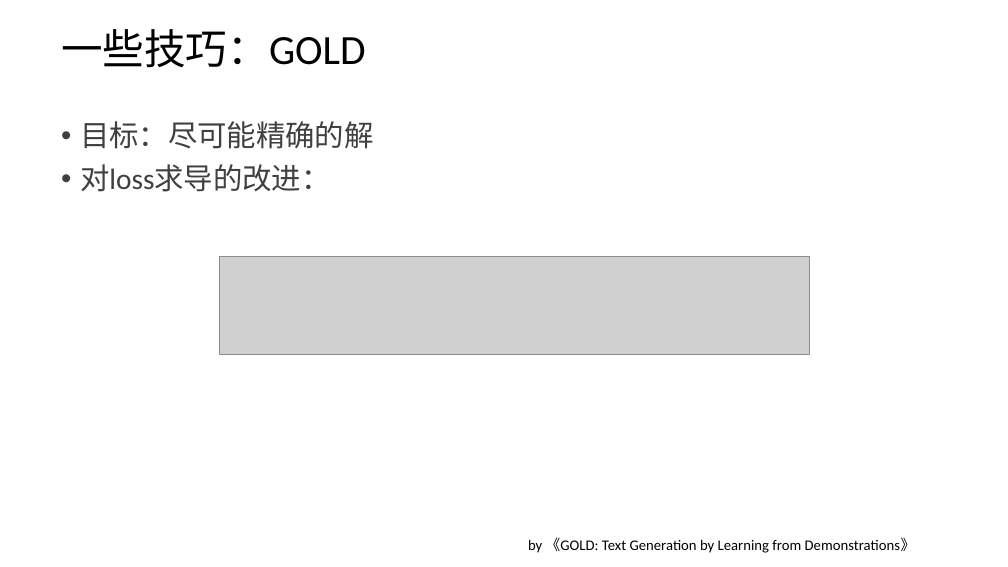
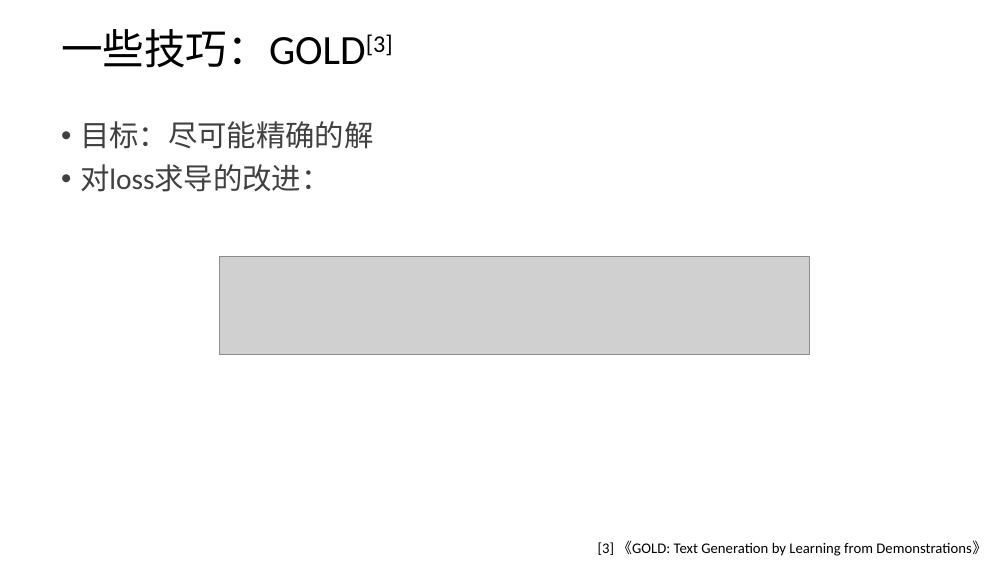
Before and after one commit to kevinva/paperReport, a slide deck: slide 9 of presentation/AlphaCode_20220301.pptx. Drawn at 1008x567 pixels with LibreOffice and Linux fonts; fonts in the diff are those of the drawing; grey boxes stand for pictures. Boxes give left, top, right and bottom in pixels: in the first picture for what was removed or moved away, otherwise in the second. Text is boxed around its words. In the diff, an @@ line names an element or a change of style, - is before the commit and + after.

```diff
--- a/presentation/AlphaCode_20220301.pptx
+++ b/presentation/AlphaCode_20220301.pptx
@@ title at <box>61,29,393,68</box>: text changed @@
-一些技巧：GOLD
+一些技巧：GOLD[3]
@@ text at <box>598,540,987,556</box>: text changed @@
-by 《GOLD: Text Generation by Learning from Demonstrations》
+[3] 《GOLD: Text Generation by Learning from Demonstrations》
```
Also in this commit, not shown: 2 other slides changed.
